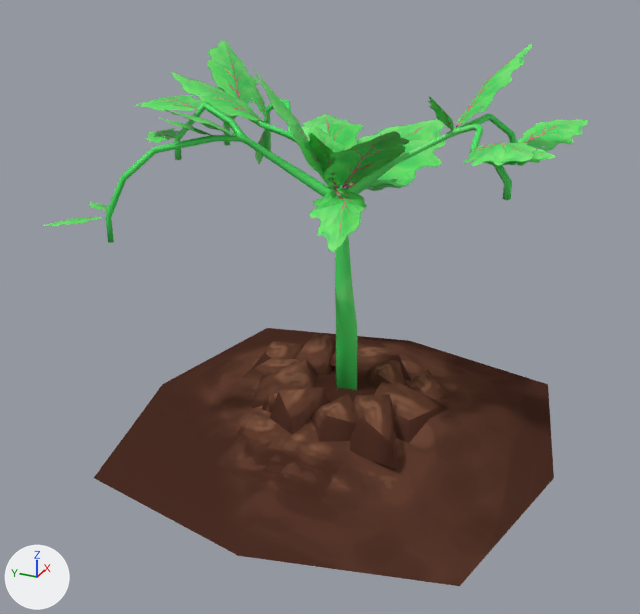
An edit to the Blender file Assets/KoboldKare/Models/Fruit/SproutSource.blend, drawn before and after from the same camera.
Both versions are drawn from a 50 mm camera at (-3.12, -1.3, 2.13) aimed at (-0.09, 0.06, 0.62). Every picture has the same lights, and +X, +Y and +Z are marked at lower left.

Names of what the first picture shows: 'Dirtplane', 'EggplantLeaves', 'EggplantPlant'.
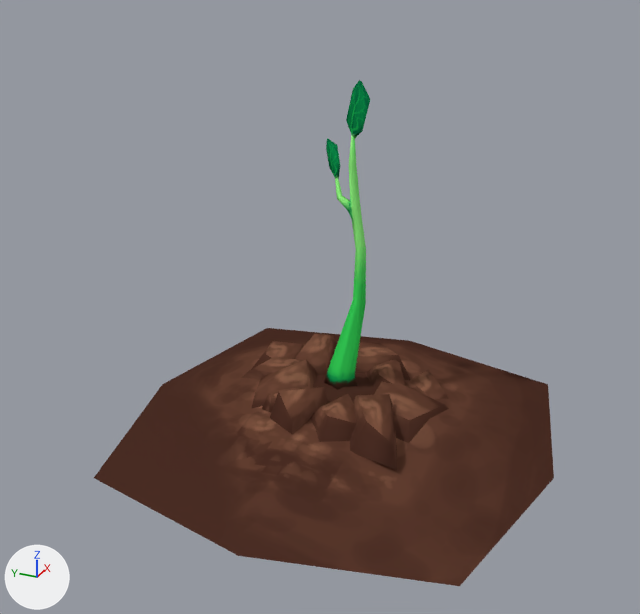
Changed parts and their boxes [x1, y1, x2, y2] in the pictures (640 x 614 px):
'EggplantLeaves', hidden (green)
    before: [41, 40, 588, 252]
'EggplantPlant', hidden (green)
    before: [105, 98, 517, 390]
'Sprout', shown (green)
    after: [324, 80, 370, 390]

The change, as a diff of the scene's bpy script:
```diff
--- a/Assets/KoboldKare/Models/Fruit/SproutSource.blend.py
+++ b/Assets/KoboldKare/Models/Fruit/SproutSource.blend.py
@@ ob_sprout @@
 ob_sprout.scale = (0.5, 0.5, 0.5)
-ob_sprout.hide_set(True)
@@ ob_eggplantplant @@
 ob_eggplantplant.scale = (1.28, 1.28, 1.28)
+ob_eggplantplant.hide_set(True)
@@ ob_eggplantleaves @@
 ob_eggplantleaves.scale = (0.351, 0.351, 0.351)
+ob_eggplantleaves.hide_set(True)
```
